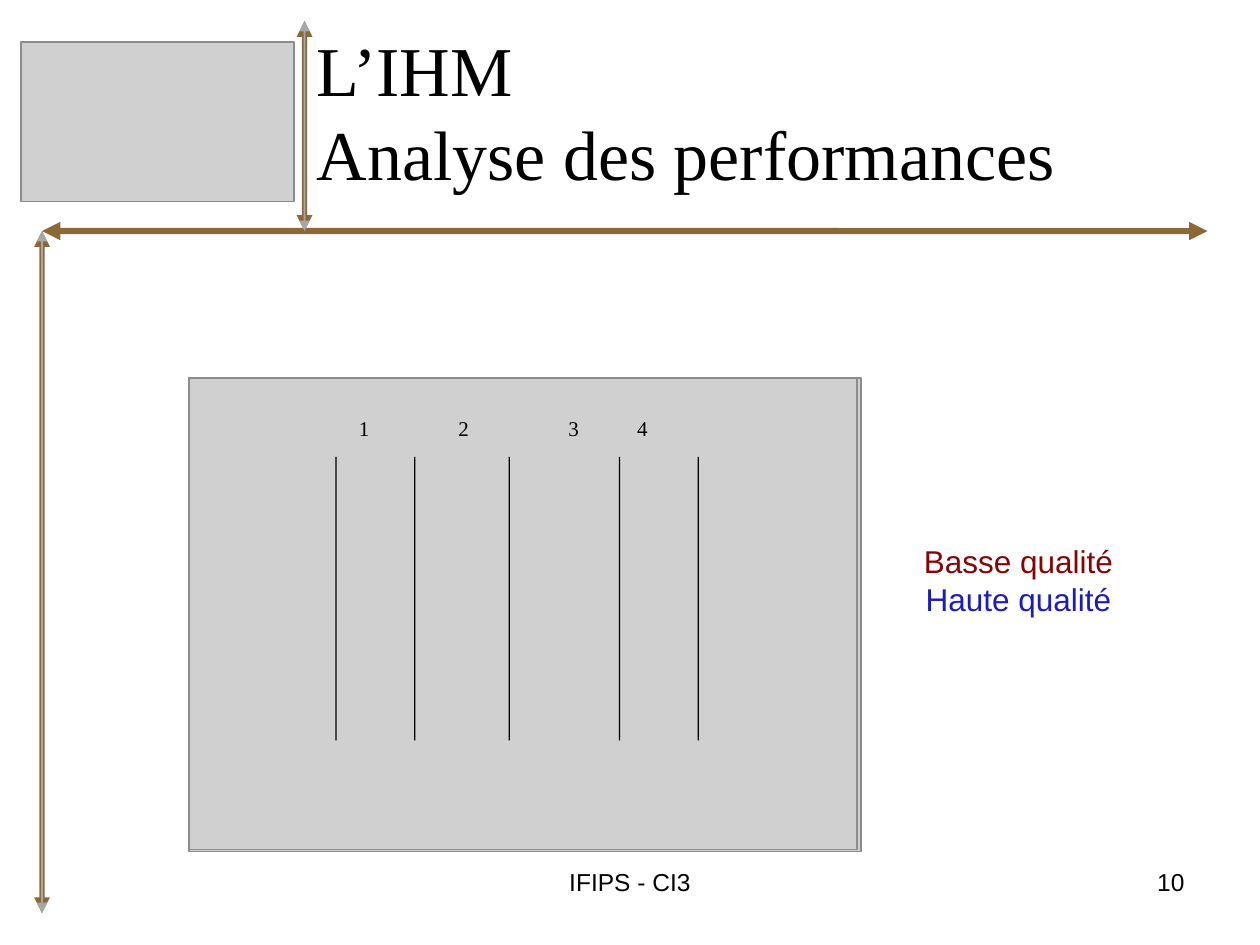
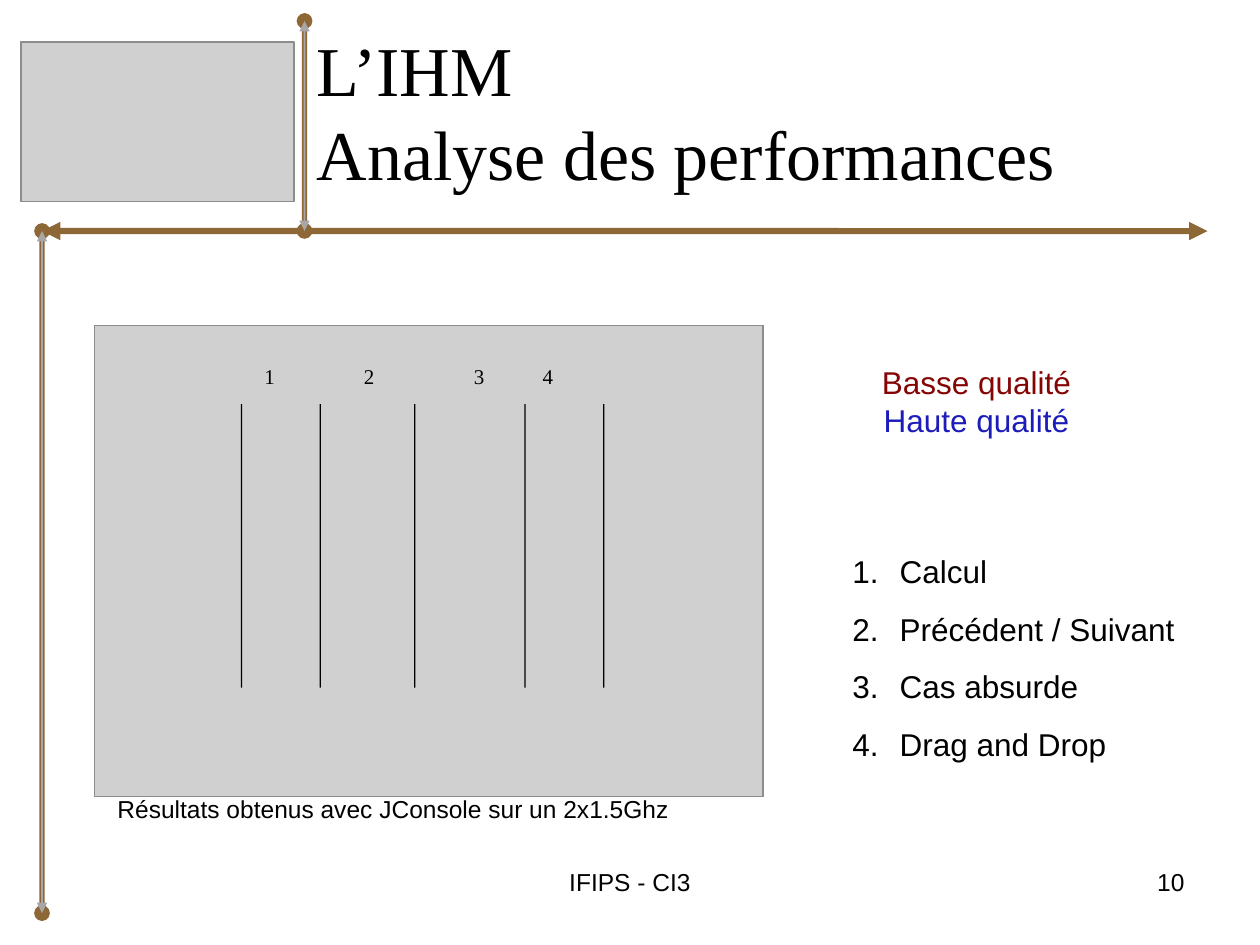
Before and after one commit to bryan-brancotte/projetgl-2008, a slide deck: slide 10 of doc/Soutenance/iGo_Soutenance_Bryan.ppt. Drawn at 1260x945 pixels with LibreOffice and Linux fonts; fonts in the diff are those of the drawing; grey boxes stand for pictures. Boxes give left, top, right and bottom in pixels: in the first picture for what was removed or moved away, otherwise in the second. Text is boxed around its words. In the diff, an @@ line names an element or a change of style, - is before the commit and + after.

```diff
--- a/doc/Soutenance/iGo_Soutenance_Bryan.ppt
+++ b/doc/Soutenance/iGo_Soutenance_Bryan.ppt
@@ double arrow (305, 231) - (305, 21): arrowheads changed @@
@@ double arrow (42, 914) - (42, 231): arrowheads changed @@
@@ picture: place and size @@
-picture at <box>189,378,857,849</box>
+picture at <box>94,325,764,796</box>
@@ picture: place and size @@
-picture at <box>189,378,861,852</box>
+picture at <box>94,325,762,796</box>
@@ text "1 2 3 4": place and size @@
-text "1 2 3 4" at <box>359,422,647,436</box>
+text "1 2 3 4" at <box>264,370,553,384</box>
@@ text "Basse qualité": place and size @@
-text "Basse qualité" at <box>924,549,1113,617</box>
+text "Basse qualité" at <box>882,370,1071,438</box>
@@ line moved from (698, 457) - (698, 741) to (242, 404) - (242, 688) @@
@@ line moved from (336, 457) - (336, 741) to (320, 404) - (320, 688) @@
@@ line moved from (415, 457) - (415, 741) to (415, 404) - (415, 688) @@
@@ line moved from (509, 457) - (509, 741) to (525, 404) - (525, 688) @@
@@ line moved from (620, 457) - (620, 741) to (604, 404) - (604, 688) @@
@@ text added at <box>900,560,1174,762</box>, 18 pt, text #000000 @@
+1. Calcul
+2. Précédent / Suivant
+3. Cas absurde
+4. Drag and Drop
@@ text added at <box>117,800,688,819</box>, 14 pt, text #000000 @@
+Résultats obtenus avec JConsole avec 2Go de RAM
@@ text added at <box>488,800,668,819</box>, 14 pt, text #000000 @@
+Résultats obtenus avec JConsole sur un 2x1.5Ghz
```
Also in this commit, not shown: 8 other slides changed.
